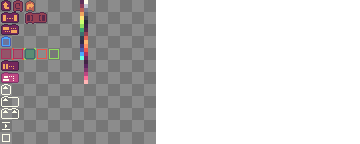
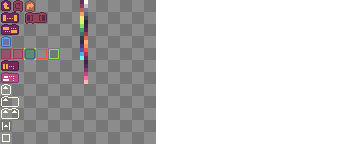
Layered file, before and after one edit (360 × 144). Changes by layer:
painted on "Sprites" over (2, 122, 10, 130)
